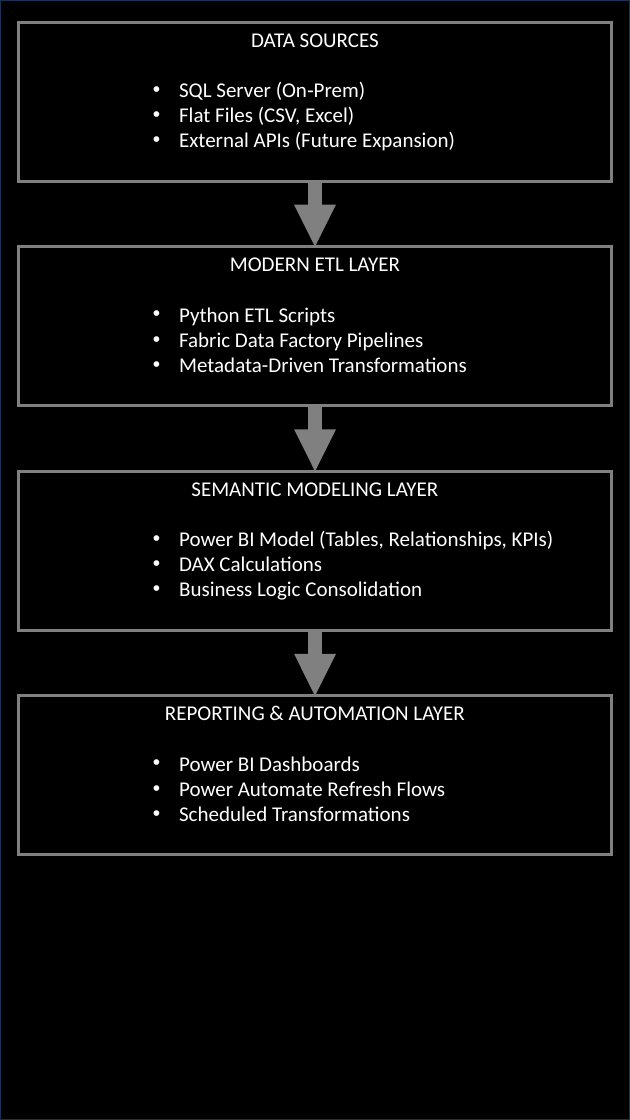
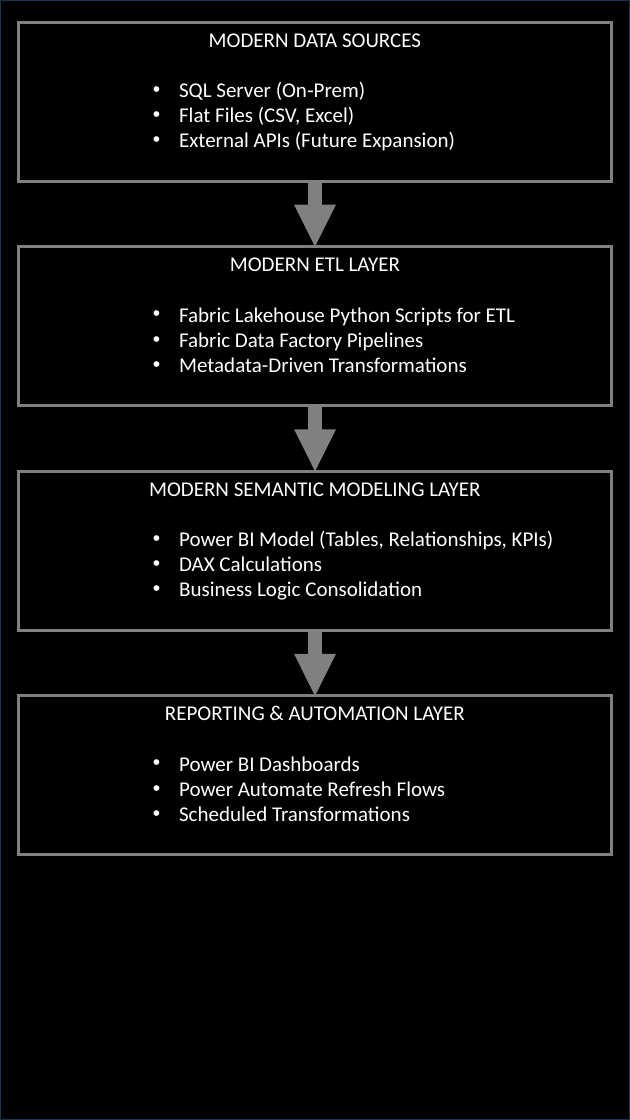
Before and after one commit to michaelraylloyd/gulf-to-bay-analytics-modernization, a slide deck: slide 1 of docs/portfolio-overview/GulfToBay_Modernization_ArchitectureDiagram.pptx. Drawn at 630x1120 pixels with LibreOffice and Linux fonts; fonts in the diff are those of the drawing. Boxes give left, top, right and bottom in pixels: in the first picture for what was removed or moved away, otherwise in the second. Text is boxed around its words. In the diff, an @@ line names an element or a change of style, - is before the commit and + after.

```diff
--- a/docs/portfolio-overview/GulfToBay_Modernization_ArchitectureDiagram.pptx
+++ b/docs/portfolio-overview/GulfToBay_Modernization_ArchitectureDiagram.pptx
@@ text in rectangle at (209, 33, 421, 47): text changed @@
-DATA SOURCES
+MODERN DATA SOURCES
@@ text in rectangle at (179, 307, 515, 326): text changed @@
-      • Python ETL Scripts
+      • Fabric Lakehouse Python Scripts for ETL
@@ text in rectangle at (149, 482, 480, 496): text changed @@
-SEMANTIC MODELING LAYER
+MODERN SEMANTIC MODELING LAYER
```
Also in this commit, not shown: 32 other files.
